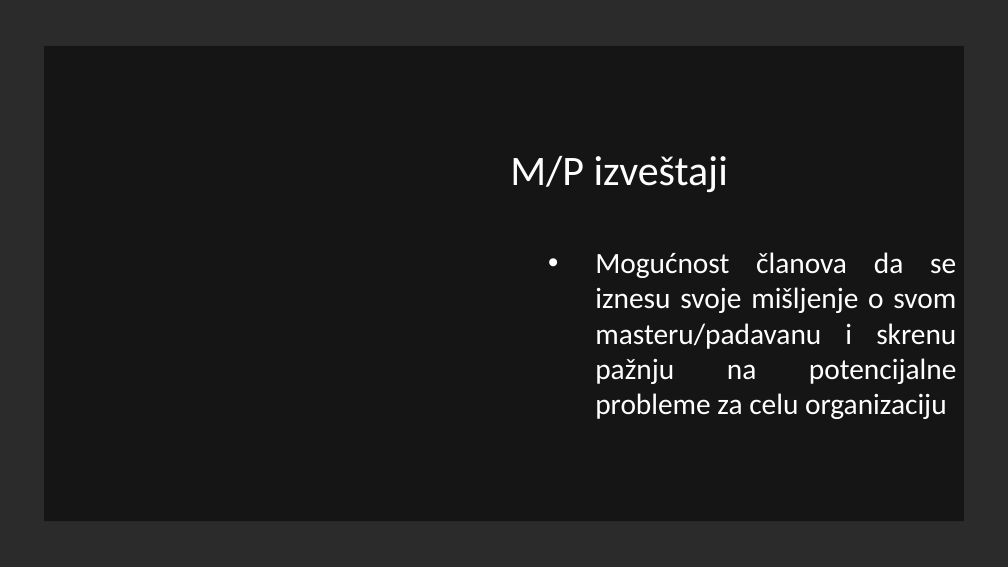
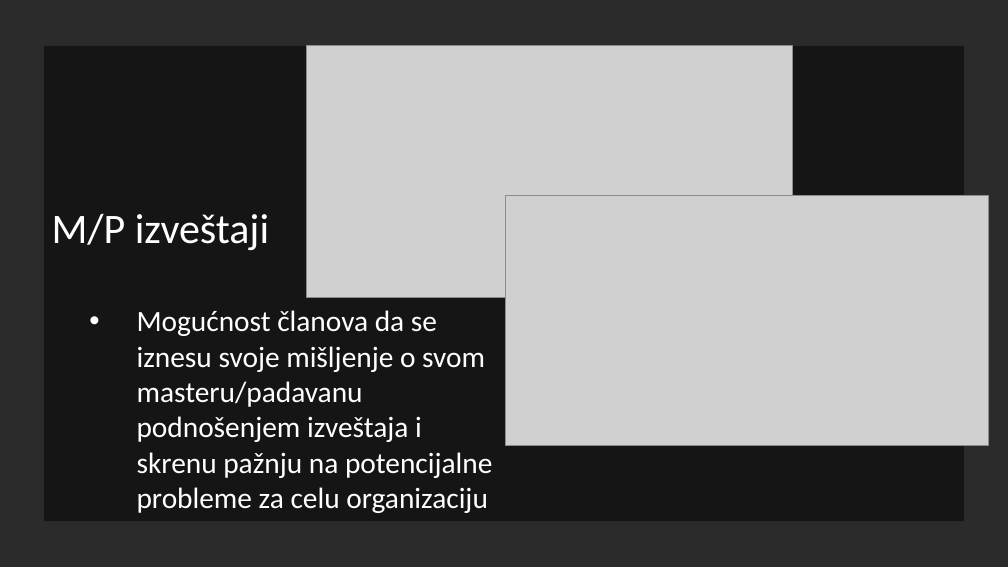
Before and after one commit to Maki94/portal, a slide deck: slide 9 of Dokumentacija/Tim za SWE - Portal studentske organizacije.pptx (slide 7 before the commit). Drawn at 1008x567 pixels with LibreOffice and Linux fonts; fonts in the diff are those of the drawing; grey boxes stand for pictures; background and template pictures are left out; a plain dark background stands for a picture behind light text. Boxes give left, top, right and bottom in pixels: in the first picture for what was removed or moved away, otherwise in the second. Text is boxed around its words. In the diff, an @@ line names an element or a change of style, - is before the commit and + after.

```diff
--- a/Dokumentacija/Tim za SWE - Portal studentske organizacije.pptx
+++ b/Dokumentacija/Tim za SWE - Portal studentske organizacije.pptx
@@ picture added at [306,46,792,298] @@
@@ text "M/P izveštaji": place and size @@
-text "M/P izveštaji" at [510,156,956,419]
+text "M/P izveštaji" at [52,214,492,513]
@@ picture added at [505,195,988,445] @@
@@ text at [52,214,269,251]: alignment justified to left @@
@@ text at [137,310,492,513]: text changed @@
-  • Mogućnost članova da se iznesu svoje mišljenje o svom masteru/padavanu i skrenu pažnju na potencijalne probleme za celu organizaciju
+  • Mogućnost članova da se iznesu svoje mišljenje o svom masteru/padavanu podnošenjem izveštaja i skrenu pažnju na potencijalne probleme za celu organizaciju
```
Also in this commit, not shown: 6 other slides changed, 2 slides added, 1 slide removed, 5 other files.
